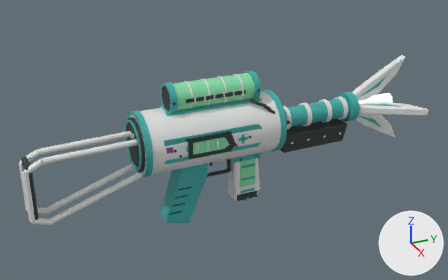
Before and after pictures for a commit that changed the glTF model design/weapon-models-20261111/out/medic/medic_3.glb.
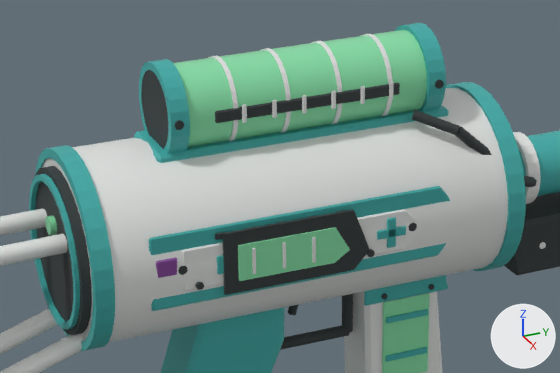
Old and new are each drawn whole from a camera (50 mm lens) standing at (1.051, -0.411, 0.546) and looking at (-0.011, 0.067, 0.015) and again close up on the part from 26% to 67% of the width and 23% to 66% of the height. Arrows for +X, +Y and +Z are at lower right; the lights stay in place. The older version's two pictures come first. Vertices at exactly the same position are counted once.

The first close-up shows 'Weapon_medic_v1'.
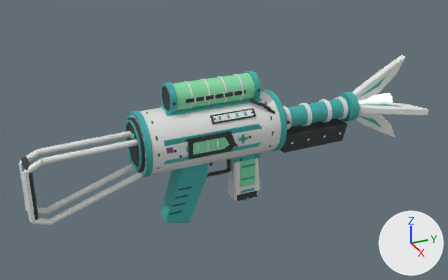
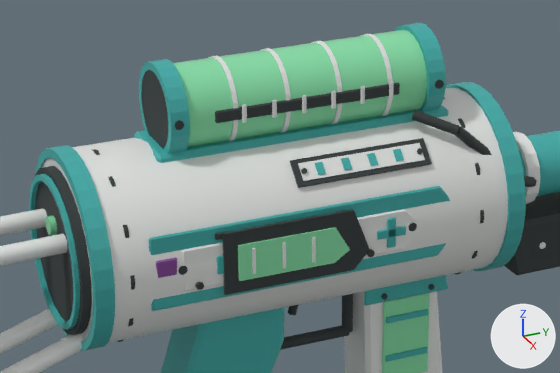
Boxes [x1, y1, x2, y2] around the edits, measured in the close-ups (560 x 373 px; the box of a moved part takes in the faces that stretch with it):
part 1 of me_cone, moved or reshaped: before [513, 132, 541, 204]; after [290, 98, 540, 274]
part 2 of me_cone, added: after [82, 145, 135, 342]

Edits to the bpy script that builds the scene:
```text
Change me_cone:
    used by ob_weapon_medic_v1; location = (0.0, 0.0, 0.0)
    remove me_cone.from_pydata(...)  # 4290 vertices, 7988 faces; spans x -0.099..0.099, y -0.336..0.499, z -0.144..0.158
    add me_cone.from_pydata(...)  # 4402 vertices, 8148 faces; spans x -0.099..0.099, y -0.336..0.499, z -0.144..0.158
    me_cone part 1: 256 vertices removed from x -0.024..0.024, y 0.195..0.345, z 0.021..0.069; 272 vertices added at x -0.063..0.063, y 0.016..0.345, z -0.018..0.108
    me_cone part 2: 48 vertices added at x -0.063..0.063, y -0.098..-0.096, z -0.018..0.108
    other edits to the shape of me_cone do not show in these pictures
```
